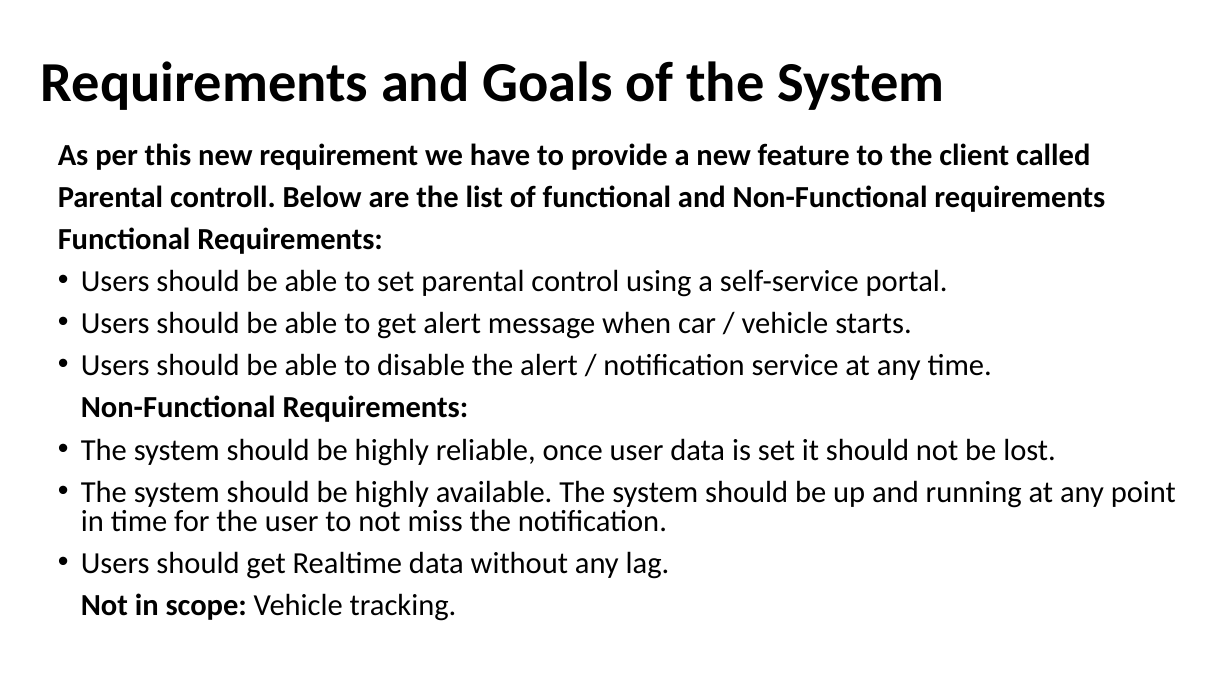
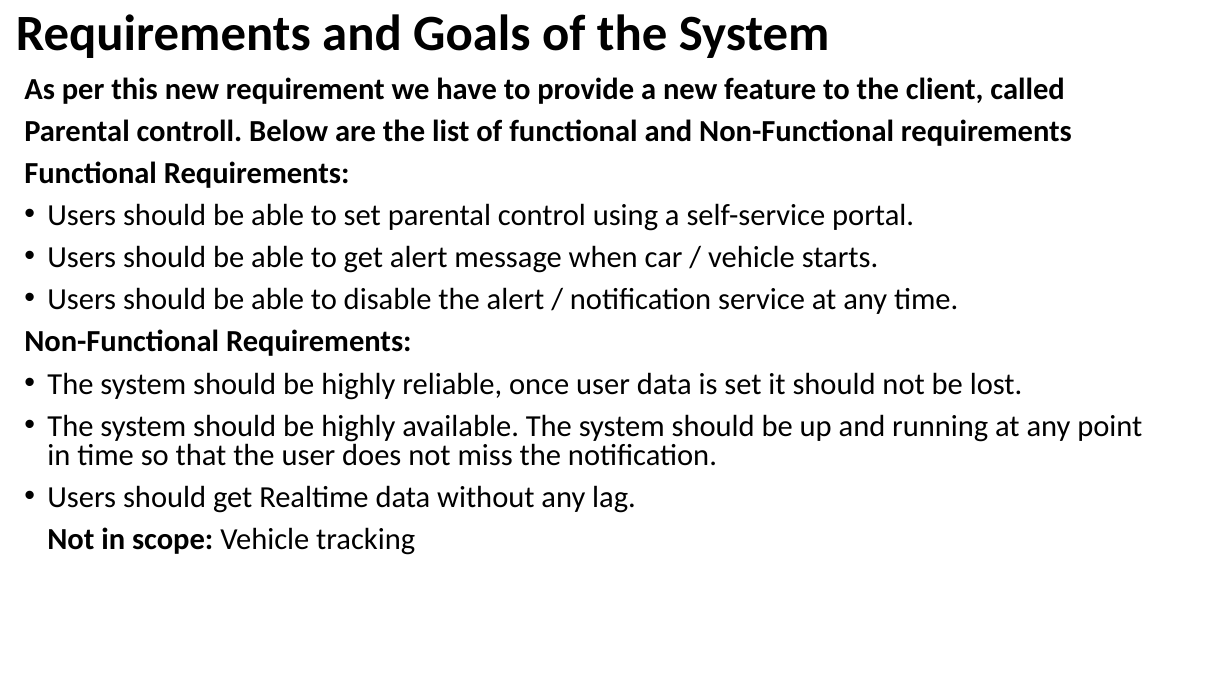
Before and after one commit to debashismohanty/crud, a slide deck: slide 3 of Presentation RMCH Unit.pptx. Drawn at 1232x693 pixels with LibreOffice and Linux fonts; fonts in the diff are those of the drawing. Boxes give left, top, right and bottom in pixels: in the first picture for what was removed or moved away, otherwise in the second. Text is boxed around its words. In the diff, an @@ line names an element or a change of style, - is before the commit and + after.

```diff
--- a/Presentation RMCH Unit.pptx
+++ b/Presentation RMCH Unit.pptx
@@ title "Requirements and Goals of the ..." moved from (x1=41, y1=61, x2=944, y2=110) to (x1=16, y1=14, x2=830, y2=58) @@
@@ title "Requirements and Goals of the ..." at (x1=16, y1=14, x2=830, y2=58): size 44 to 39.6 pt @@
@@ text "As per this new requirement ..." moved from (x1=58, y1=143, x2=1176, y2=621) to (x1=24, y1=77, x2=1142, y2=555) @@
@@ text at (x1=24, y1=77, x2=1064, y2=104): text changed @@
-As per this new requirement we have to provide a new feature to the client called
+As per this new requirement we have to provide a new feature to the client, called
@@ text at (x1=24, y1=329, x2=412, y2=356): indent changed @@
@@ text at (x1=47, y1=414, x2=1142, y2=466): text changed @@
-• The system should be highly available. The system should be up and running at any point in time for the user to not miss the notification.
+• The system should be highly available. The system should be up and running at any point in time so that the user does not miss the notification.
@@ text at (x1=47, y1=527, x2=415, y2=555): text changed @@
-Not in scope: Vehicle tracking.
+Not in scope: Vehicle tracking
```
Also in this commit, not shown: 8 other slides changed, 4 slides added.
